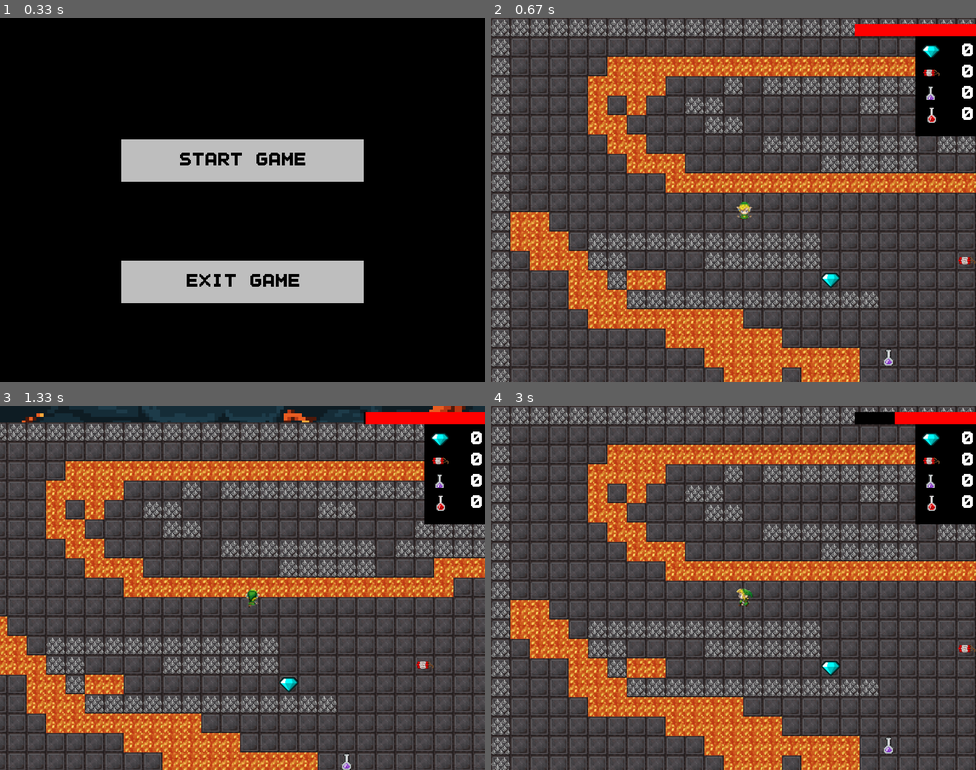
Above: before the commit, frames 1-4 (two rows, left to right).
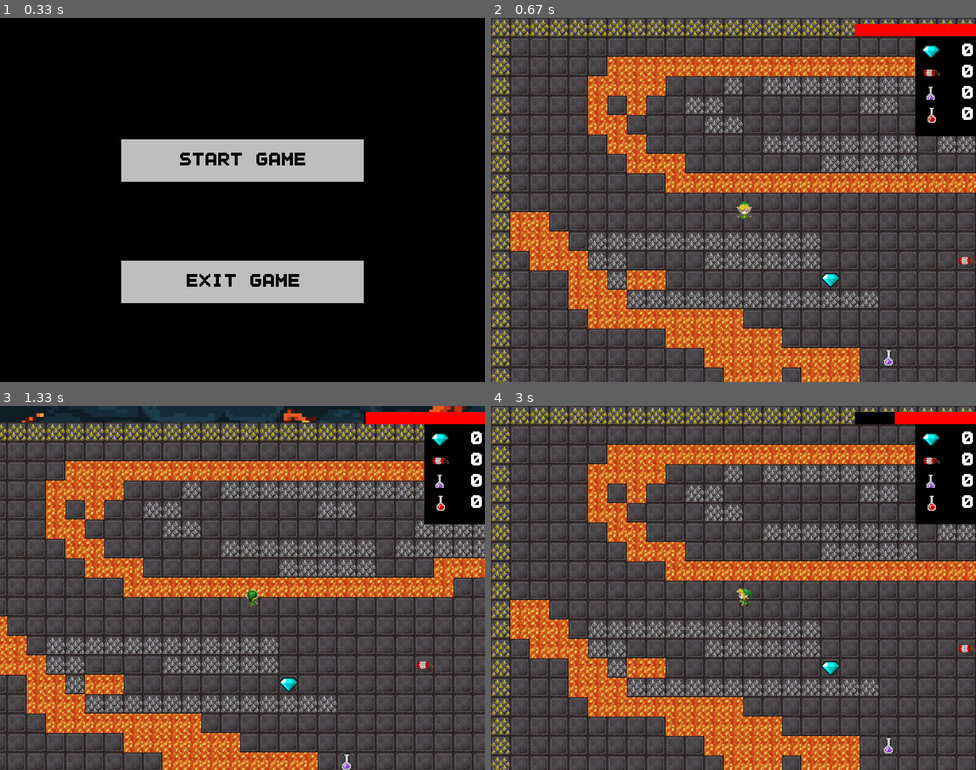
Above: after the commit, the same moments.

Repository: MarcoPertegal/robot8bit-pygame
Game: pygame game, started from pygame-8bit/main.py
Two runs of this game, one before a commit and one after it. Both use one fixed random seed, a clock stepped at 60 frames per second and the inputs below.
Inputs (mouse positions are in pixels of both pictures, inside the frame that each line leads up to):
- Up to frame 1 (0.33 s): no input
- Up to frame 2 (0.67 s): click (733, 159) at 0.38 s
- Up to frame 3 (1.33 s): hold Right 0.67-1.13 s; move the mouse to (223, 602) at 0.7 s; hold Up from 1.17 s (still down)
- Up to frame 4 (3 s): release Up at 1.47 s; hold Right 1.5-1.97 s; hold Left 2-2.53 s; hold Down 2.57-2.87 s; hold Left from 2.9 s (still down)

Frame 1 is identical in both runs. In frame 2, 1.5% of the frame differs, in the area x 0-100%, y 0-100%; in frame 3, 0.9%; in frame 4, 1.5%.

Commit message:
Reinforced walls for map limits done

Diff:
--- a/pygame-8bit/config.py
+++ b/pygame-8bit/config.py
@@ -1,6 +1,5 @@
 SCREEN_WIDTH = 800
 SCREEN_HEIGHT = 600
-PLAYER_LAYER = 1
 TILESIZE = 32
 FPS = 60
 
@@ -18,6 +17,7 @@
 game_font = 'assets/game_font.ttf'
 ground_sprite = 'assets/ground.png'
 wall_sprite = 'assets/spikes.png'
+reinforced_wall_sprite = 'assets/super_spikes.png'
 lava_sprite= 'assets/lava.png'
 intro_background_sprite = "assets/intro_background.png"
 game_background_sprite = "assets/game_background.png"
--- a/pygame-8bit/main.py
+++ b/pygame-8bit/main.py
@@ -20,6 +20,7 @@
         self.groundsheet = Spritesheet(ground_sprite)
         self.character_spritesheet = Spritesheet(character_default_sprite)
         self.wallsheet = Spritesheet(wall_sprite)
+        self.reinforced_wallsheet = Spritesheet(reinforced_wall_sprite)
         self.lavasheet = Spritesheet(lava_sprite)
         self.intro_background = pygame.image.load(intro_background_sprite)
         self.game_background = pygame.image.load(game_background_sprite)
@@ -32,6 +33,7 @@
         self.playing = True
         self.all_skins = pygame.sprite.LayeredUpdates()
         self.walls = pygame.sprite.LayeredUpdates()
+        self.reinforced_walls = pygame.sprite.LayeredUpdates()
         self.lava = pygame.sprite.LayeredUpdates()
         self.diamond = pygame.sprite.LayeredUpdates()
         self.bomb = pygame.sprite.LayeredUpdates()
--- a/pygame-8bit/map.txt
+++ b/pygame-8bit/map.txt
@@ -1,28 +1,28 @@
 B:3, D:3, S:1, H:2
-WWWWWWWWWWWWWWWWWWWWWWWWWWWWWWWWWWWWWWWWWWWWWWWWWW
-W................................................W
-W.....LLLLLLLLLLLLLLLLLLLLLLLLLLLLL..............W
-W....LLLL...W.WWWWWWWWWWWWW......LLL.............W
-W....L.L..WW.......WW......WWWW...LL.............W
-W....LL....WW...........WWWWW....L.L.............W
-W.....LL......WWWWWWWW.WWWWWW.....LL.............W
-W......LLL.......WWWWW...LLLLLLLLLLL.............W
-W........LLLLLLLLLLLLLLLLL.......................W
-W............................P...................W
-WLL....................................LLLWWWWWW.W
-WLLL.WWWWWWWWWWWW............LLLL......WWW.......W
-W.LLLWW....WWWWWW.............LLL..WWWW.......LLLW
-W...LLWLL..........................WWW.........LLW
-W...LLLWWWWWWWWWWWWW.................WWWWWWWW....W
-W....LLLLLLLL..............................WWWW..W
-W........LLLLLL........................WWWWWWWWWWW
-W..........LLLLLLLL..............................W
-W...........LLL.LLL..............................W
-W...........LL...LL.............WWWWWW..WWWWWWWWWW
-W............WWW..............WWWW..LLLLLLLLLLLLLW
-W............LLLLLLL.......WWWWLLL...............W
-W.............LLLLL........WWWLLLLLLLLLLLLLLLL...W
-W............LLLLL........WWW....................W
-W...........LLLLL........WWW.....LLLLLLLLLLLLLLL.W
-W...........LLLLLL.......WWW.....................W
-WWWWWWWWWWWWWWWWWWWWWWWWWWWWWWWWWWWWWWWWWWWWWWWWWW
+RRRRRRRRRRRRRRRRRRRRRRRRRRRRRRRRRRRRRRRRRRRRRRRRRR
+R................................................R
+R.....LLLLLLLLLLLLLLLLLLLLLLLLLLLLL..............R
+R....LLLL...W.WWWWWWWWWWWWW......LLL.............R
+R....L.L..WW.......WW......WWWW...LL.............R
+R....LL....WW...........WWWWW....L.L.............R
+R.....LL......WWWWWWWW.WWWWWW.....LL.............R
+R......LLL.......WWWWW...LLLLLLLLLLL.............R
+R........LLLLLLLLLLLLLLLLL.......................R
+R............................P...................R
+RLL....................................LLLWWWWWW.R
+RLLL.WWWWWWWWWWWW............LLLL......WWW.......R
+R.LLLWW....WWWWWW.............LLL..WWWW.......LLLR
+R...LLWLL..........................WWW.........LLR
+R...LLLWWWWWWWWWWWWW.................WWWWWWWW....R
+R....LLLLLLLL..............................WWWW..R
+R........LLLLLL........................WWWWWWWWWWR
+R..........LLLLLLLL..............................R
+R...........LLL.LLL..............................R
+R...........LL...LL.............WWWWWW..WWWWWWWWWR
+R............WWW..............WWWW..LLLLLLLLLLLLLR
+R............LLLLLLL.......WWWWLLL...............R
+R.............LLLLL........WWWLLLLLLLLLLLLLLLL...R
+R............LLLLL........WWW....................R
+R...........LLLLL........WWW.....LLLLLLLLLLLLLLL.R
+R...........LLLLLL.......WWW.....................R
+RRRRRRRRRRRRRRRRRRRRRRRRRRRRRRRRRRRRRRRRRRRRRRRRRR
--- a/pygame-8bit/map_build.py
+++ b/pygame-8bit/map_build.py
@@ -19,3 +19,5 @@
                 Heal(self, j, i)
             if column == 'S':
                 Shiled(self, j, i)
+            if column == 'R':
+                ReinforcedWall(self, j, i)
--- a/pygame-8bit/player.py
+++ b/pygame-8bit/player.py
@@ -59,10 +59,15 @@
         self.movement()
         self.animate()
         self.collide_objects()
+
         self.rect.x += self.x_change
         self.collide_walls("X")
+        self.collide_super_walls("X")
+
         self.rect.y += self.y_change
         self.collide_walls("Y")
+        self.collide_super_walls("Y")
+
         self.handle_shield_activation()
         self.collide_lava()
 
@@ -89,6 +94,41 @@
 
         if direction == 'Y':
             hits = pygame.sprite.spritecollide(self, self.game.walls, False)
+            if hits:
+                if self.y_change > 0:
+                    for sprite in self.game.all_skins:
+                        sprite.rect.y += PLAYER_SPEED
+                    self.rect.y = hits[0].rect.top - self.rect.height
+                if self.y_change < 0:
+                    for sprite in self.game.all_skins:
+                        sprite.rect.y -= PLAYER_SPEED
+                    self.rect.y = hits[0].rect.bottom
+                self.live_points -= 1
+                print(self.live_points)
+                if self.live_points <= 0:
+                    self.kill()
+                    self.game.game_over()
+
+    def collide_super_walls(self, direction):
+        if direction == 'X':
+            hits = pygame.sprite.spritecollide(self, self.game.reinforced_walls, False)
+            if hits:
+                if self.x_change > 0:
+                    for sprite in self.game.all_skins:
+                        sprite.rect.x += PLAYER_SPEED
+                    self.rect.x = hits[0].rect.left - self.rect.width
+                if self.x_change < 0:
+                    for sprite in self.game.all_skins:
+                        sprite.rect.x -= PLAYER_SPEED
+                    self.rect.x = hits[0].rect.right
+                self.live_points -= 1
+                print(self.live_points)
+                if self.live_points <= 0:
+                    self.kill()
+                    self.game.game_over()
+
+        if direction == 'Y':
+            hits = pygame.sprite.spritecollide(self, self.game.reinforced_walls, False)
             if hits:
                 if self.y_change > 0:
                     for sprite in self.game.all_skins:
@@ -176,6 +216,7 @@
             if self.inventory["shield"] > 0:
                 if not self.shield_active:
                     self.activate_shield()
+                    #METER SONIDO AL PONER ESCUDO
                 else:
                     self.deactivate_shield()
 
--- a/pygame-8bit/sprites.py
+++ b/pygame-8bit/sprites.py
@@ -149,3 +149,19 @@
         self.rect = self.image.get_rect()
         self.rect.x, self.rect.y = self.x, self.y
         self.image.set_colorkey('black')
+
+class ReinforcedWall(pygame.sprite.Sprite):
+    def __init__(self, game, x, y):
+        self.game = game
+        self._layer = BLOCK_LAYER
+        self.groups = self.game.all_skins, self.game.reinforced_walls
+        pygame.sprite.Sprite.__init__(self, self.groups)
+
+        self.x = x * TILESIZE
+        self.y = y * TILESIZE
+        self.width, self.height = TILESIZE, TILESIZE
+
+        self.image = self.game.reinforced_wallsheet.sheet
+        self.rect = self.image.get_rect()
+        self.rect.x, self.rect.y = self.x, self.y
+        self.image.set_colorkey('black')
Binary file added: pygame-8bit/assets/super_spikes.png
